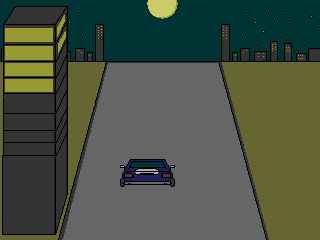
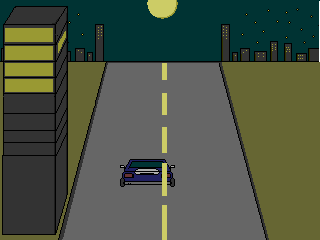
Layered file, before and after one edit (w=320, h=240). Changes by layer:
painted on "Layer" over (57, 15, 167, 240)
added layer "sky" above "bgLayer1.png" over (57, 15, 65, 37)
painted on "bgLayer1.png" over (57, 1, 320, 62)
